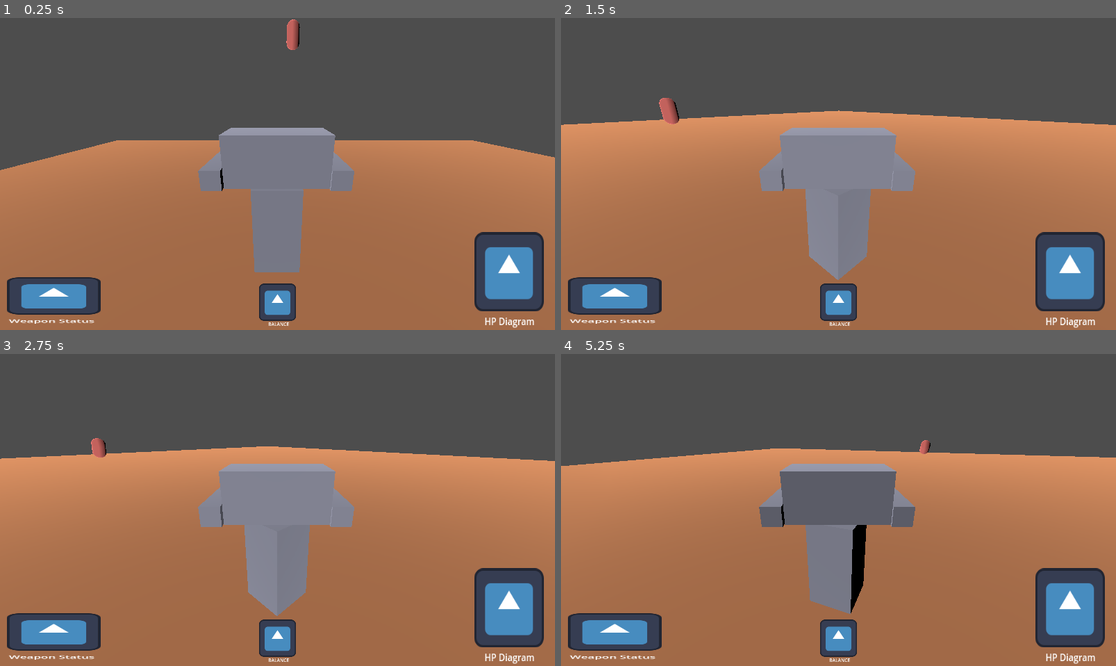
Above: before the commit, frames 1-4 (two rows, left to right).
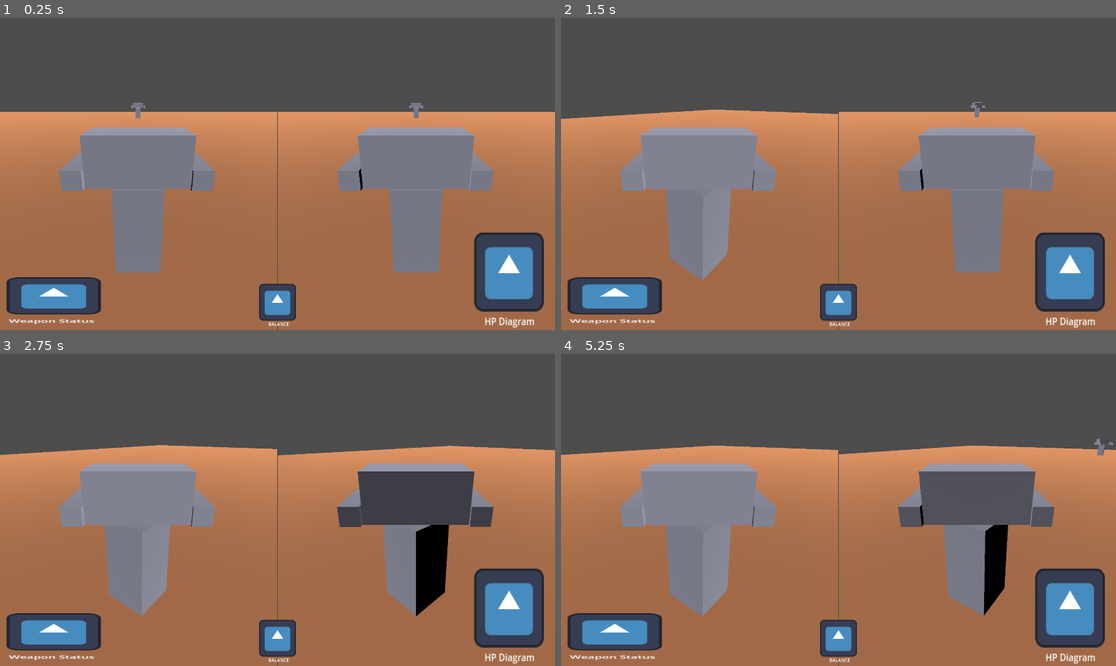
Above: after the commit, the same moments.

Repository: MatthewFyfe/MechOverFeels
Game: Godot game, scene res://Scenes/Debug_Test_Scene.tscn
The game is run twice, just before and just after one commit, with the same random seed, the same clock (stepped at 60 frames per second) and the same inputs. The engine's default icon, where the game draws it, is replaced by a stand-in: a white triangle on a blue panel in a dark square.
Inputs:
- Up to frame 1 (0.25 s): no input
- Up to frame 2 (1.5 s): hold Keypad 0 (fire_right, bound only before the commit) 0.53-1.28 s; hold Q (aim_left, bound only before the commit) 0.53-1.28 s; tap E (aim_right, bound only before the commit) at 0.8, 1.35 s; hold S (move_backward, bound only before the commit) from 1.28 s (still down)
- Up to frame 3 (2.75 s): tap Keypad 7 (aim_left_p2, bound only after the commit) at 1.55 s; release S (move_backward, bound only before the commit) at 2.03 s; hold Keypad 0 (fire_right, bound only before the commit) from 2.03 s (still down); hold Keypad 7 (aim_left_p2, bound only after the commit) from 2.03 s (still down); tap Keypad 9 (aim_right_p2, bound only after the commit) at 2.3 s
- Up to frame 4 (5.25 s): release Keypad 0 (fire_right, bound only before the commit) at 2.78 s; release Keypad 7 (aim_left_p2, bound only after the commit) at 2.78 s; hold W (move_forward, bound only before the commit) 2.78-3.53 s; tap Keypad 9 (aim_right_p2, bound only after the commit) at 2.85 s; tap Keypad 1 (fire_left_p2, bound only after the commit) at 3.05 s; hold Keypad 1 (fire_left_p2, bound only after the commit) 3.53-4.28 s; hold Space (fire_left, bound only before the commit) 3.53-5.03 s; tap Keypad 3 (fire_right_p2, bound only after the commit) at 3.8, 4.35 s; tap Keypad 5 (move_backward_p2, bound only after the commit) at 4.55 s; hold S (move_backward, bound only before the commit) from 5.03 s (still down); hold Keypad 5 (move_backward_p2, bound only after the commit) from 5.03 s (still down)

The runs differ from the first frame. In frame 1, 29% of the frame differs, in the area x 0-100%, y 0-100%; in frame 2, 23%; in frame 3, 24%; in frame 4, 24%.
Error in both runs: Invalid access of index '1' on a base object of type: 'PackedStringArray'. (res://Scenes/TTS_Test.gd:8)

Commit message:
Split screen mode

Diff:
--- a/mech-over-feels/MechController.gd
+++ b/mech-over-feels/MechController.gd
@@ -9,6 +9,9 @@
 
 @export var body_path: NodePath
 @export var torso_path: NodePath
+@export var camera: Camera3D
+
+@export var playerNumber: int
 
 var _body: Node3D
 var _torso: Node3D
@@ -31,8 +34,15 @@
 		velocity.y -= 9.8
 
 func _handle_movement(delta: float) -> void:
-	var forward := Input.get_action_strength("move_forward") - Input.get_action_strength("move_backward")
-	var turn := Input.get_action_strength("turn_right") - Input.get_action_strength("turn_left")
+	var forward;
+	var turn;
+
+	if(playerNumber == 1):
+		forward = Input.get_action_strength("move_forward_p1") - Input.get_action_strength("move_backward_p1")
+		turn = Input.get_action_strength("turn_right_p1") - Input.get_action_strength("turn_left_p1")
+	if(playerNumber == 2):
+		forward = Input.get_action_strength("move_forward_p2") - Input.get_action_strength("move_backward_p2")
+		turn = Input.get_action_strength("turn_right_p2") - Input.get_action_strength("turn_left_p2")
 
 	# Rotate body (tank-style)
 	_body.rotate_y(deg_to_rad(-turn * turn_speed * delta))
@@ -45,7 +55,12 @@
 
 func _handle_torso_rotation(delta: float) -> void:
 	# Mouse/keys control torso yaw
-	var aim_input := Input.get_action_strength("aim_right") - Input.get_action_strength("aim_left")
+	var aim_input
+	if(playerNumber == 1):
+		aim_input = Input.get_action_strength("aim_right_p1") - Input.get_action_strength("aim_left_p1")
+	if(playerNumber == 2):
+		aim_input = Input.get_action_strength("aim_right_p2") - Input.get_action_strength("aim_left_p2")
+
 	_torso_yaw_offset += -aim_input * torso_turn_speed * delta
 
 	# Clamp torso yaw relative to body
@@ -55,8 +70,15 @@
 	_torso.rotation.y = deg_to_rad(_torso_yaw_offset)
 
 func _handle_weapons(delta: float) -> void:
-	var firing_left := Input.get_action_strength("fire_left");
-	var firing_right := Input.get_action_strength("fire_right");
+	var firing_left
+	var firing_right
+
+	if(playerNumber == 1):
+		firing_left = Input.get_action_strength("fire_left_p1");
+		firing_right = Input.get_action_strength("fire_right_p1");
+	if(playerNumber == 2):
+		firing_left = Input.get_action_strength("fire_left_p2");
+		firing_right = Input.get_action_strength("fire_right_p2");
 
 	_torso_yaw_offset += (firing_left*torso_left_recoil_speed - firing_right*torso_right_recoil_speed) * delta;
 	_torso_yaw_offset = clamp(_torso_yaw_offset, -max_torso_yaw, max_torso_yaw)
--- a/mech-over-feels/Scenes/Debug_Test_Scene.tscn
+++ b/mech-over-feels/Scenes/Debug_Test_Scene.tscn
@@ -1,10 +1,9 @@
-[gd_scene load_steps=8 format=3 uid="uid://cnrujoeaxghfr"]
+[gd_scene load_steps=7 format=3 uid="uid://cnrujoeaxghfr"]
 
 [ext_resource type="Script" uid="uid://bpy635b15qgt8" path="res://Scenes/TTS_Test.gd" id="1_aviqd"]
 [ext_resource type="Material" uid="uid://fj2uap88ifag" path="res://Materials/test_ground_material.tres" id="1_lp07w"]
 [ext_resource type="PackedScene" uid="uid://2uofqysof0ec" path="res://Scenes/MechCharacter.tscn" id="2_vc1rf"]
 [ext_resource type="PackedScene" uid="uid://v0joiov0itsu" path="res://Scenes/hud_ui.tscn" id="3_aky2o"]
-[ext_resource type="PackedScene" uid="uid://c3acmb77q5864" path="res://Scenes/enemy.tscn" id="5_ei7bx"]
 
 [sub_resource type="BoxShape3D" id="BoxShape3D_ei7bx"]
 size = Vector3(50, 1, 50)
@@ -15,19 +14,51 @@
 [node name="DebugSceneRoot" type="Node3D"]
 script = ExtResource("1_aviqd")
 
+[node name="SplitScreenGridContainer" type="GridContainer" parent="."]
+anchors_preset = 15
+anchor_right = 1.0
+anchor_bottom = 1.0
+grow_horizontal = 2
+grow_vertical = 2
+columns = 2
+
+[node name="P1_Screen" type="SubViewportContainer" parent="SplitScreenGridContainer"]
+layout_mode = 2
+size_flags_horizontal = 3
+size_flags_vertical = 3
+stretch = true
+
+[node name="SubViewport" type="SubViewport" parent="SplitScreenGridContainer/P1_Screen"]
+handle_input_locally = false
+size = Vector2i(958, 1080)
+render_target_update_mode = 4
+
+[node name="MechRoot_P1" parent="SplitScreenGridContainer/P1_Screen/SubViewport" instance=ExtResource("2_vc1rf")]
+transform = Transform3D(-1, 0, -8.742278e-08, 0, 1, 0, 8.742278e-08, 0, -1, -10, 1, 0)
+playerNumber = 1
+
+[node name="P2_Screen" type="SubViewportContainer" parent="SplitScreenGridContainer"]
+layout_mode = 2
+size_flags_horizontal = 3
+size_flags_vertical = 3
+stretch = true
+
+[node name="SubViewport" type="SubViewport" parent="SplitScreenGridContainer/P2_Screen"]
+handle_input_locally = false
+size = Vector2i(958, 1080)
+render_target_update_mode = 4
+
+[node name="MechRoot_P2" parent="SplitScreenGridContainer/P2_Screen/SubViewport" instance=ExtResource("2_vc1rf")]
+transform = Transform3D(1, 0, 0, 0, 1, 0, 0, 0, 1, 10, 1, 0)
+playerNumber = 2
+
 [node name="DirectionalLight3D" type="DirectionalLight3D" parent="."]
 transform = Transform3D(1, 0, 0, 0, 1, 0, 0, 0, 1, 0, 13.112417, 0)
 light_angular_distance = 79.79
 
-[node name="MechRoot" parent="." instance=ExtResource("2_vc1rf")]
-transform = Transform3D(1, 0, 0, 0, 1, 0, 0, 0, 1, 1.3872318, 6.320811, 2.593813)
-
 [node name="CanvasLayer" type="CanvasLayer" parent="."]
 
 [node name="HUD_UI" parent="CanvasLayer" instance=ExtResource("3_aky2o")]
-
-[node name="Enemy" parent="." instance=ExtResource("5_ei7bx")]
-transform = Transform3D(1, 0, 0, 0, 1, 0, 0, 0, 1, -15.111565, 9.820931, 1.345459)
 
 [node name="Ground" type="StaticBody3D" parent="."]
 
--- a/mech-over-feels/project.godot
+++ b/mech-over-feels/project.godot
@@ -26,44 +26,84 @@
 
 [input]
 
-move_forward={
+move_forward_p1={
 "deadzone": 0.2,
 "events": [Object(InputEventKey,"resource_local_to_scene":false,"resource_name":"","device":0,"window_id":0,"alt_presse …(189 unchanged characters)…
 ]
 }
-move_backward={
+move_backward_p1={
 "deadzone": 0.2,
 "events": [Object(InputEventKey,"resource_local_to_scene":false,"resource_name":"","device":-1,"window_id":0,"alt_press …(192 unchanged characters)…
 ]
 }
-turn_left={
+turn_left_p1={
 "deadzone": 0.2,
 "events": [Object(InputEventKey,"resource_local_to_scene":false,"resource_name":"","device":-1,"window_id":0,"alt_press …(191 unchanged characters)…
 ]
 }
-turn_right={
+turn_right_p1={
 "deadzone": 0.2,
 "events": [Object(InputEventKey,"resource_local_to_scene":false,"resource_name":"","device":-1,"window_id":0,"alt_press …(192 unchanged characters)…
 ]
 }
-aim_left={
+aim_left_p1={
 "deadzone": 0.2,
 "events": [Object(InputEventKey,"resource_local_to_scene":false,"resource_name":"","device":-1,"window_id":0,"alt_press …(192 unchanged characters)…
 ]
 }
-aim_right={
+aim_right_p1={
 "deadzone": 0.2,
 "events": [Object(InputEventKey,"resource_local_to_scene":false,"resource_name":"","device":-1,"window_id":0,"alt_press …(192 unchanged characters)…
 ]
 }
-fire_left={
+fire_left_p1={
 "deadzone": 0.2,
-"events": [Object(InputEventKey,"resource_local_to_scene":fa …(140 unchanged characters)… d":false,"keycode":0,"physical_keycode":32,"key_label":0,"unicode":32,"location":0,"echo":false,"script":null)
+"events": [Object(InputEventKey,"resource_local_to_scene":fa …(140 unchanged characters)… d":false,"keycode":0,"physical_keycode":90,"key_label":0,"unicode":122,"location":0,"echo":false,"script":null)
 ]
 }
-fire_right={
+fire_right_p1={
 "deadzone": 0.2,
-"events": [Object(InputEventKey,"resource_local_to_scene":fa …(140 unchanged characters)… d":false,"keycode":0,"physical_keycode":4194438,"key_label":0,"unicode":48,"location":0,"echo":false,"script":null)
+"events": [Object(InputEventKey,"resource_local_to_scene":fa …(140 unchanged characters)… d":false,"keycode":0,"physical_keycode":67,"key_label":0,"unicode":99,"location":0,"echo":false,"script":null)
+]
+}
+move_forward_p2={
+"deadzone": 0.2,
+"events": [Object(InputEventKey,"resource_local_to_scene":false,"resource_name":"","device":-1,"window_id":0,"alt_pressed":false,"shift_pressed":false,"ctrl_pressed":false,"meta_pressed":false,"pressed":false,"keycode":0,"physical_keycode":4194446,"key_label":0,"unicode":56,"location":0,"echo":false,"script":null)
+]
+}
+move_backward_p2={
+"deadzone": 0.2,
+"events": [Object(InputEventKey,"resource_local_to_scene":false,"resource_name":"","device":-1,"window_id":0,"alt_pressed":false,"shift_pressed":false,"ctrl_pressed":false,"meta_pressed":false,"pressed":false,"keycode":0,"physical_keycode":4194443,"key_label":0,"unicode":53,"location":0,"echo":false,"script":null)
+]
+}
+turn_left_p2={
+"deadzone": 0.2,
+"events": [Object(InputEventKey,"resource_local_to_scene":false,"resource_name":"","device":-1,"window_id":0,"alt_pressed":false,"shift_pressed":false,"ctrl_pressed":false,"meta_pressed":false,"pressed":false,"keycode":0,"physical_keycode":4194442,"key_label":0,"unicode":52,"location":0,"echo":false,"script":null)
+]
+}
+turn_right_p2={
+"deadzone": 0.2,
+"events": [Object(InputEventKey,"resource_local_to_scene":false,"resource_name":"","device":-1,"window_id":0,"alt_pressed":false,"shift_pressed":false,"ctrl_pressed":false,"meta_pressed":false,"pressed":false,"keycode":0,"physical_keycode":4194444,"key_label":0,"unicode":54,"location":0,"echo":false,"script":null)
+]
+}
+aim_left_p2={
+"deadzone": 0.2,
+"events": [Object(InputEventKey,"resource_local_to_scene":false,"resource_name":"","device":-1,"window_id":0,"alt_pressed":false,"shift_pressed":false,"ctrl_pressed":false,"meta_pressed":false,"pressed":false,"keycode":0,"physical_keycode":4194445,"key_label":0,"unicode":55,"location":0,"echo":false,"script":null)
+]
+}
+aim_right_p2={
+"deadzone": 0.2,
+"events": [Object(InputEventKey,"resource_local_to_scene":false,"resource_name":"","device":-1,"window_id":0,"alt_pressed":false,"shift_pressed":false,"ctrl_pressed":false,"meta_pressed":false,"pressed":false,"keycode":0,"physical_keycode":4194447,"key_label":0,"unicode":57,"location":0,"echo":false,"script":null)
+]
+}
+fire_left_p2={
+"deadzone": 0.2,
+"events": [Object(InputEventKey,"resource_local_to_scene":false,"resource_name":"","device":-1,"window_id":0,"alt_pressed":false,"shift_pressed":false,"ctrl_pressed":false,"meta_pressed":false,"pressed":false,"keycode":0,"physical_keycode":4194439,"key_label":0,"unicode":49,"location":0,"echo":false,"script":null)
+]
+}
+fire_right_p2={
+"deadzone": 0.2,
+"events": [Object(InputEventKey,"resource_local_to_scene":false,"resource_name":"","device":-1,"window_id":0,"alt_pressed":false,"shift_pressed":false,"ctrl_pressed":false,"meta_pressed":false,"pressed":false,"keycode":0,"physical_keycode":4194441,"key_label":0,"unicode":51,"location":0,"echo":false,"script":null)
 ]
 }
 
Not shown, changed: mech-over-feels/MadDevRamblings.txt
